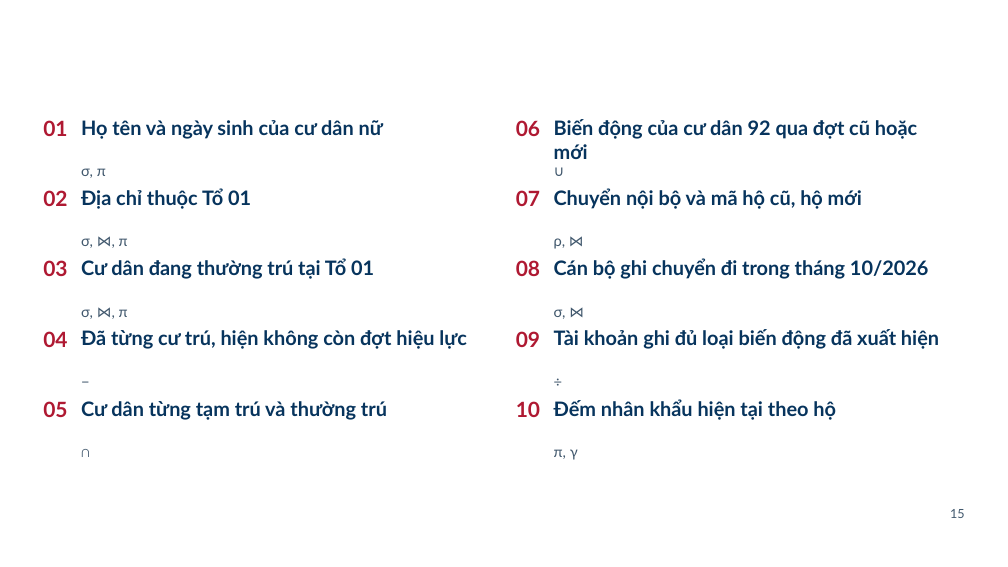
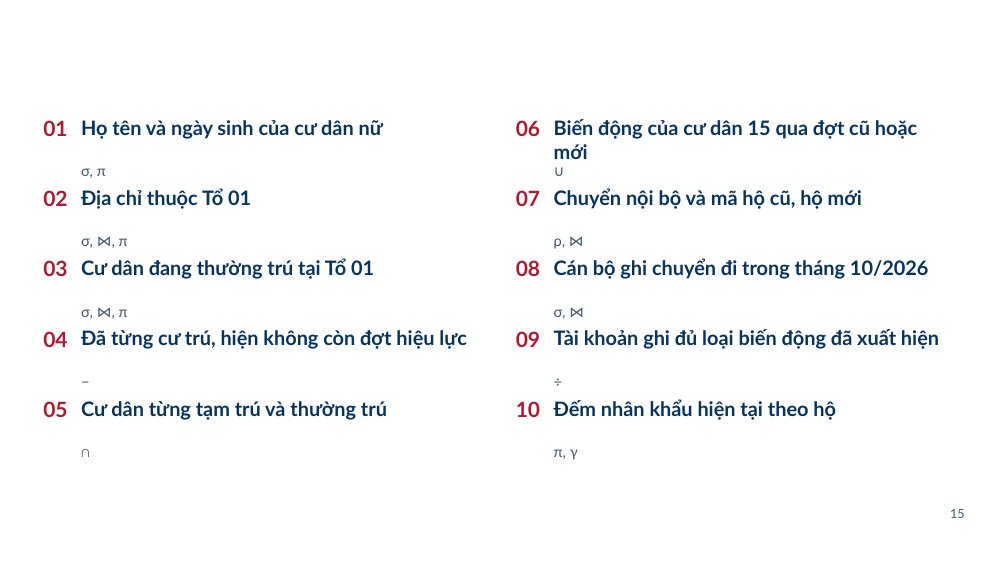
Before and after one commit to Linhlss/CSDL-Nh-m-38, a slide deck: slide 20 of presentation/CSDL_Nhom38_HUST_ThuyetTrinh.pptx. Drawn at 1008x567 pixels with LibreOffice and Linux fonts; fonts in the diff are those of the drawing; background and template pictures are left out. Boxes give left, top, right and bottom in pixels: in the first picture for what was removed or moved away, otherwise in the second. Text is boxed around its words. In the diff, an @@ line names an element or a change of style, - is before the commit and + after.

```diff
--- a/presentation/CSDL_Nhom38_HUST_ThuyetTrinh.pptx
+++ b/presentation/CSDL_Nhom38_HUST_ThuyetTrinh.pptx
@@ text at (554,119,917,159): text changed @@
-Biến động của cư dân 92 qua đợt cũ hoặc mới
+Biến động của cư dân 15 qua đợt cũ hoặc mới
```
Also in this commit, not shown: 5 other slides changed, 50 other files.
